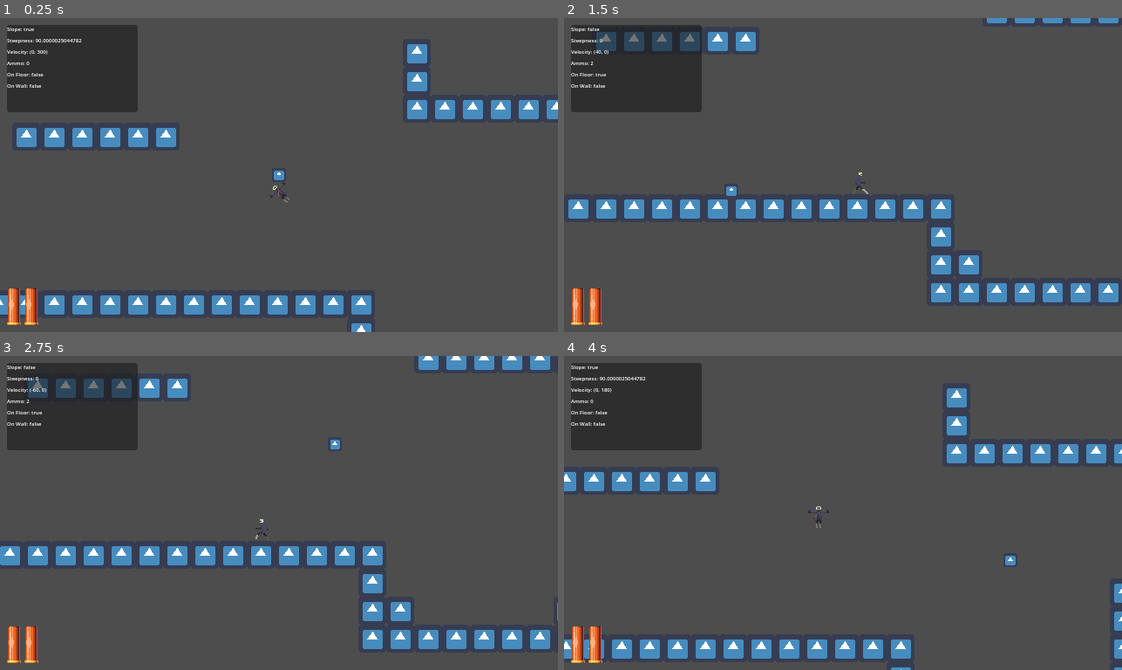
Above: before the commit, frames 1-4 (two rows, left to right).
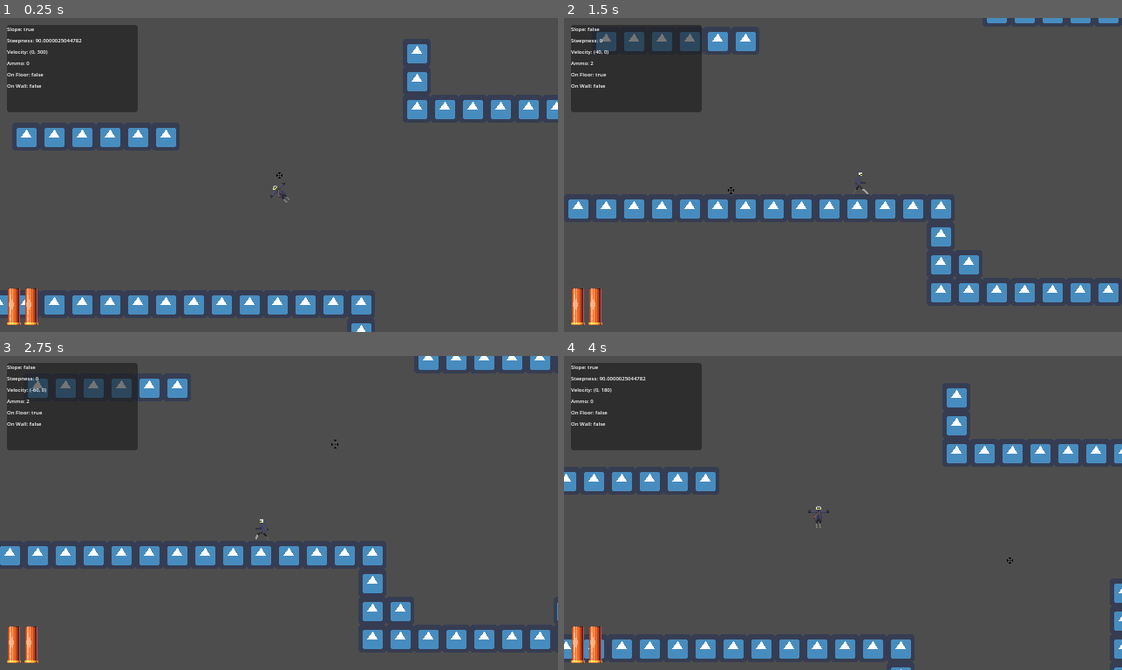
Above: after the commit, the same moments.

Repository: chris-pitre/shotgunlegs
Game: Godot game, scene res://scenes/levels/World.tscn
Two runs of this game, one before a commit and one after it. Both use one fixed random seed, a clock stepped at 60 frames per second and the inputs below. The engine's default icon, where the game draws it, is replaced by a stand-in: a white triangle on a blue panel in a dark square.
Inputs (mouse positions are in pixels of both pictures, inside the frame that each line leads up to):
- Up to frame 1 (0.25 s): no input
- Up to frame 2 (1.5 s): tap Enter (ui_accept) at 0.5, 0.77 s; move the mouse to (965, 159) at 0.52 s; hold D (ui_right) from 0.53 s (still down); click (965, 159) at 0.6 s; move the mouse to (731, 190) at 1.27 s; click (731, 190) at 1.35 s
- Up to frame 3 (2.75 s): tap Enter (ui_accept) at 1.52 s; move the mouse to (334, 443) at 2.02 s; release D (ui_right) at 2.03 s; hold A (ui_left) from 2.03 s (still down); click (334, 443) at 2.1 s
- Up to frame 4 (4 s): move the mouse to (815, 575) at 2.77 s; release A (ui_left) at 2.78 s; hold D (ui_right) from 2.78 s (still down); click (815, 575) at 2.85 s; tap Enter (ui_accept) at 3.02, 3.77 s; move the mouse to (1010, 560) at 3.52 s; click (1010, 560) at 3.6 s

The runs differ from the first frame. In frame 1, less than 0.1% of the frame differs, in the area x 49-51%, y 48-52%; in frame 2, less than 0.1%; in frame 3, less than 0.1%; in frame 4, less than 0.1%.

Commit message:
added cursor animation

Diff:
--- a/scenes/actors/player/Cursor.gd
+++ b/scenes/actors/player/Cursor.gd
@@ -1,4 +1,10 @@
 extends Node2D
+
+@onready var icon = $Icon
+
+func _ready():
+	$Icon.play()
+	Input.set_mouse_mode(Input.MOUSE_MODE_HIDDEN)
 
 func _process(_delta):
 	global_position = get_global_mouse_position()
--- a/scenes/actors/player/Player.tscn
+++ b/scenes/actors/player/Player.tscn
@@ -1,7 +1,6 @@
-[gd_scene load_steps=42 format=3 uid="uid://1y8fkofflo3x"]
+[gd_scene load_steps=44 format=3 uid="uid://1y8fkofflo3x"]
 
 [ext_resource type="Script" path="res://scenes/actors/player/Player.gd" id="1"]
-[ext_resource type="Texture2D" uid="uid://c8344x3k4cv36" path="res://assets/icon.png" id="2"]
 [ext_resource type="Texture2D" uid="uid://b8cdgimmiac3l" path="res://assets/dudesprites/dudeidle2/dudeidle1.png" id="2_kgxfg"]
 [ext_resource type="Script" path="res://scenes/actors/player/Cursor.gd" id="3"]
 [ext_resource type="Texture2D" uid="uid://bsdggxt5qna1w" path="res://assets/dudesprites/dudeidle2/dudeidle2.png" id="3_15823"]
@@ -37,7 +36,9 @@
 [ext_resource type="Texture2D" uid="uid://djhoigi51rpkc" path="res://assets/dudesprites/dudewalk2/dudewalk22.png" id="33_ngaqm"]
 [ext_resource type="Texture2D" uid="uid://cusq00e43xhi7" path="res://assets/dudesprites/dudewalk2/dudewalk23.png" id="34_ggbt7"]
 [ext_resource type="Texture2D" uid="uid://bd3vo4y0dn1pf" path="res://assets/dudesprites/dudewalk2/dudewalk24.png" id="35_s0e6d"]
+[ext_resource type="Texture2D" uid="uid://bihuo6nb2aexc" path="res://assets/cursor/cursor1.png" id="37_bd4cx"]
 [ext_resource type="AudioStream" uid="uid://o05nk18es2a0" path="res://audio/sfx/shotgunfire.wav" id="38_0nvfx"]
+[ext_resource type="Texture2D" uid="uid://bodc1ygkld8ew" path="res://assets/cursor/cursor2.png" id="38_8nf46"]
 [ext_resource type="AudioStream" uid="uid://f7gn1u7813ip" path="res://audio/sfx/shotgunreload.wav" id="39_ept8a"]
 
 [sub_resource type="SpriteFrames" id="2"]
@@ -162,6 +163,20 @@
 
 [sub_resource type="RectangleShape2D" id="1"]
 size = Vector2(16, 26)
+
+[sub_resource type="SpriteFrames" id="SpriteFrames_nutwm"]
+animations = [{
+"frames": [{
+"duration": 1.0,
+"texture": ExtResource("37_bd4cx")
+}, {
+"duration": 1.0,
+"texture": ExtResource("38_8nf46")
+}],
+"loop": true,
+"name": &"cursor",
+"speed": 1.0
+}]
 
 [node name="Player" type="CharacterBody2D" groups=["Player"]]
 collision_layer = 2
@@ -173,8 +188,7 @@
 
 [node name="AnimatedSprite2D" type="AnimatedSprite2D" parent="."]
 sprite_frames = SubResource("2")
-animation = &"walk"
-frame_progress = 0.931381
+animation = &"idle"
 
 [node name="CollisionShape2D" type="CollisionShape2D" parent="."]
 position = Vector2(0, 3)
@@ -186,9 +200,9 @@
 position = Vector2(0, -64)
 script = ExtResource("3")
 
-[node name="Icon" type="Sprite2D" parent="Cursor"]
-scale = Vector2(0.25, 0.25)
-texture = ExtResource("2")
+[node name="Icon" type="AnimatedSprite2D" parent="Cursor"]
+sprite_frames = SubResource("SpriteFrames_nutwm")
+animation = &"cursor"
 
 [node name="PlayerCamera" type="Camera2D" parent="."]
 process_callback = 0
Binary file added: assets/cursor/cursor1.png
Not shown, added: assets/cursor/cursor1.png.import
Binary file added: assets/cursor/cursor2.png
Not shown, added: assets/cursor/cursor2.png.import
